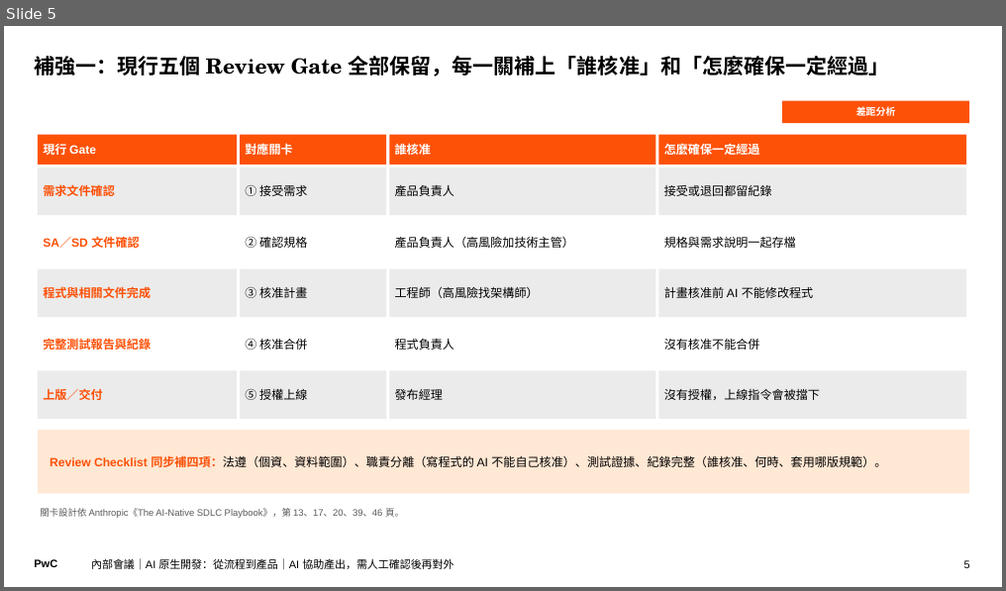
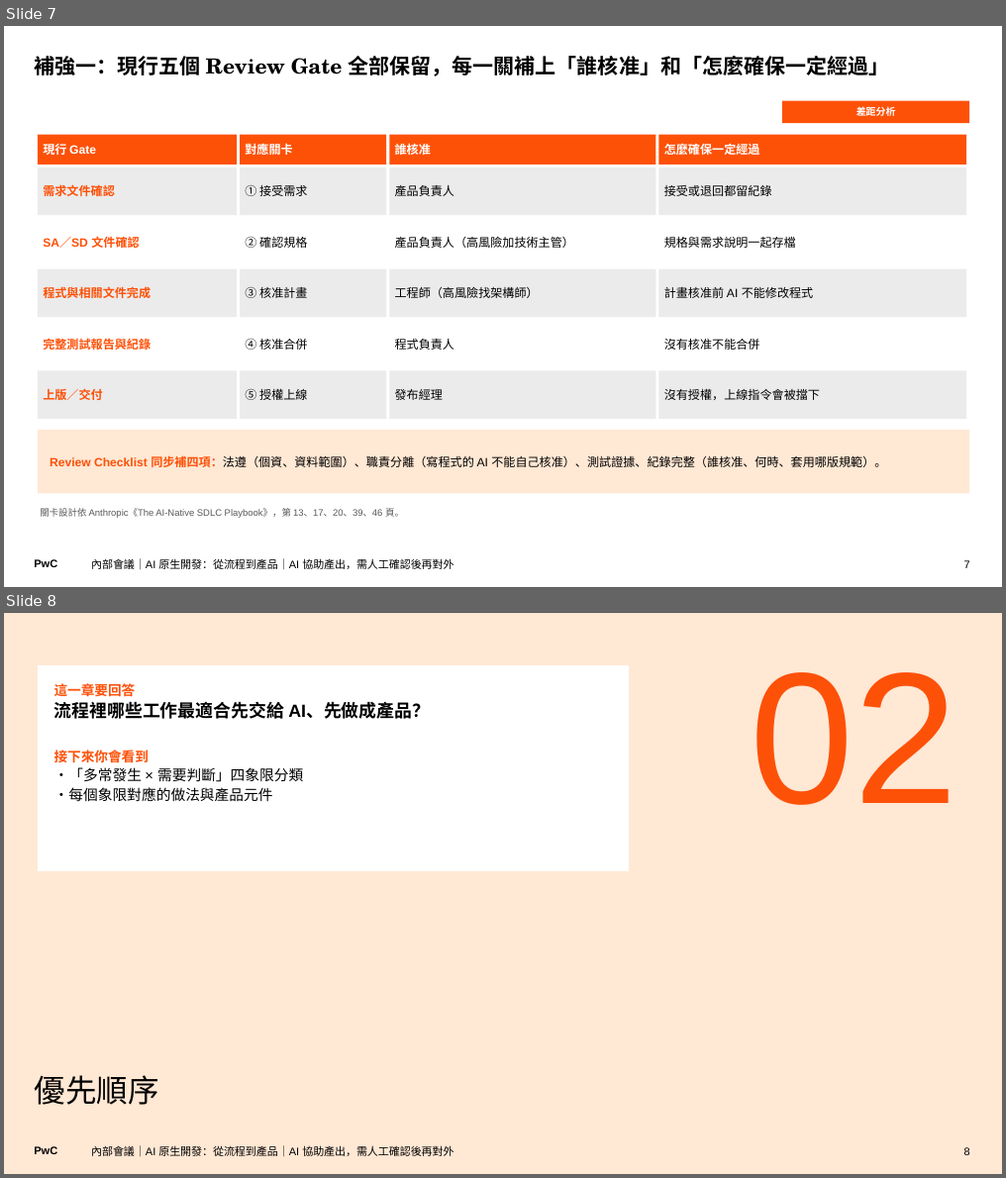
Before and after one commit to Robshao/PwC_FSC1, a slide deck: research/ai-native-sdlc/AI原生開發_從流程到產品_內部會議.pptx. Shown one above the other, each under a label of ours: slide 5 before the commit, slides 7 and 8 after it. The pictures are 1006x591 and 1006x1178 pixels, drawn with LibreOffice and Linux fonts; fonts in the diff are those of the drawing. Boxes give left, top, right and bottom in pixels: in the first picture for what was removed or moved away, otherwise in the second. Text is boxed around its words. In the diff, an @@ line names an element or a change of style, - is before the commit and + after.

```diff
--- a/research/ai-native-sdlc/AI原生開發_從流程到產品_內部會議.pptx
+++ b/research/ai-native-sdlc/AI原生開發_從流程到產品_內部會議.pptx
@@ slide 8 added at (x1=4, y1=613, x2=1002, y2=1174), background #FFE8D4; not listed: 1 template element that a slide beside it also shows @@
@@ rectangle added at (x1=38, y1=665, x2=629, y2=871), fill #FFFFFF, 14 pt, text #000000, bold @@
+這一章要回答
+流程裡哪些工作最適合先交給 AI、先做成產品？
+接下來你會看到
+・「多常發生 × 需要判斷」四象限分類
+・每個象限對應的做法與產品元件
@@ text added at (x1=750, y1=672, x2=958, y2=805), 180 pt, text #FD5108 @@
+02
@@ title added at (x1=35, y1=1075, x2=159, y2=1105), 30 pt, text #000000 @@
+優先順序
@@ text added at (x1=91, y1=1146, x2=453, y2=1157), 10.5 pt, text #000000 @@
+內部會議｜AI 原生開發：從流程到產品｜AI 協助產出，需人工確認後再對外
@@ page number added at (x1=964, y1=1148, x2=970, y2=1156), 10.5 pt, text #000000 @@
+8
@@ what was slide 5 is now slide 7 @@
@@ page number at (x1=964, y1=561, x2=970, y2=569): text changed @@
-5
+7
```
Also in this commit, not shown: 4 slides changed, 6 other slides added, 3 other files.
